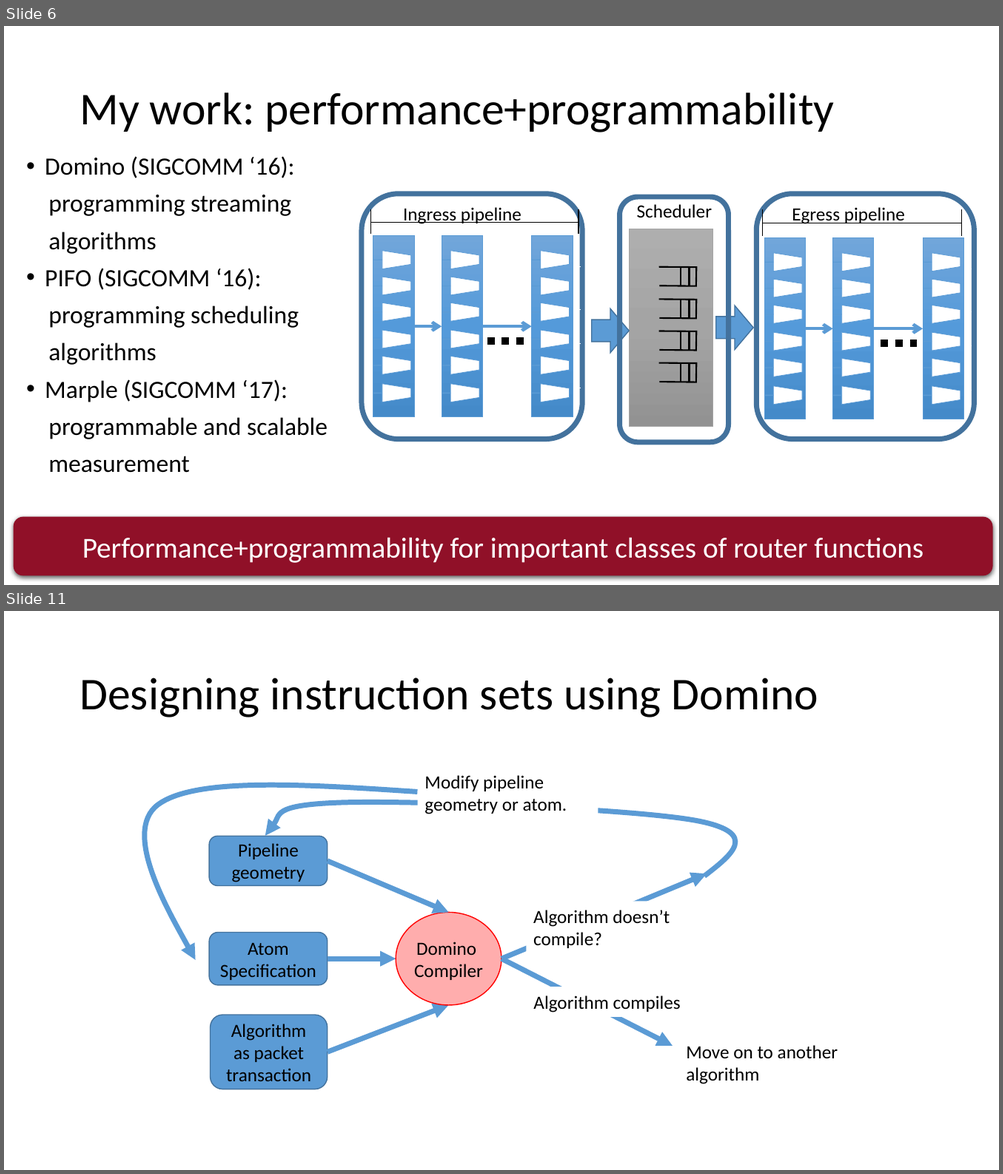
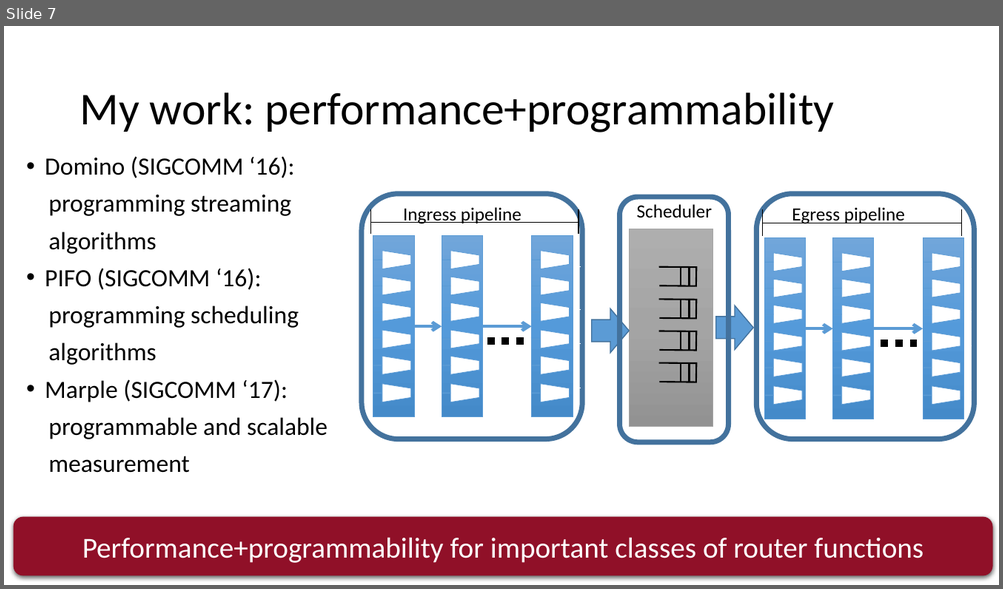
Before and after one commit to anirudhSK/pifo-domino-marple-ppts, a slide deck: nyu_wireless.pptx. Shown one above the other, each under a label of ours: slides 6 and 11 before the commit, slide 7 after it; the slides between them are not shown. The pictures are 1003x1174 and 1003x589 pixels, drawn with LibreOffice and Linux fonts; fonts in the diff are those of the drawing. Boxes give left, top, right and bottom in pixels: in the first picture for what was removed or moved away, otherwise in the second. Text is boxed around its words. In the diff, an @@ line names an element or a change of style, - is before the commit and + after.

```diff
--- a/nyu_wireless.pptx
+++ b/nyu_wireless.pptx
@@ slide 11 removed at <box>4,611,999,1170</box>, background #FFFFFF @@
@@ title removed at <box>79,678,818,718</box> @@
-Designing instruction sets using Domino
@@ freeform shape removed at <box>148,785,418,960</box> @@
@@ text removed at <box>424,775,567,815</box> @@
-Modify pipeline geometry or atom.
@@ freeform shape removed at <box>265,802,735,876</box> @@
@@ rounded rectangle removed at <box>209,836,327,886</box> @@
@@ text removed at <box>232,843,305,883</box> @@
-Pipeline
-geometry
@@ arrow removed from (327, 861) to (449, 912) @@
@@ arrow removed from (502, 959) to (707, 874) @@
@@ ellipse removed at <box>395,912,502,1005</box> @@
@@ text removed at <box>533,910,669,948</box> @@
-Algorithm doesn’t compile?
@@ rounded rectangle removed at <box>209,933,327,985</box> @@
-Atom
-Specification
@@ text removed at <box>414,942,483,980</box> @@
-Domino
-Compiler
@@ arrow removed from (327, 959) to (395, 959) @@
@@ arrow removed from (502, 959) to (672, 1046) @@
@@ arrow removed from (327, 1053) to (449, 1005) @@
@@ text removed at <box>533,996,680,1013</box> @@
-Algorithm compiles
@@ rounded rectangle removed at <box>210,1015,327,1090</box> @@
-Algorithm as packet transaction
@@ text removed at <box>686,1045,837,1085</box> @@
-Move on to another algorithm
@@ what was slide 6 is now slide 7 @@
```
Also in this commit, not shown: 3 slides changed, 2 slides added, 110 other slides removed.
